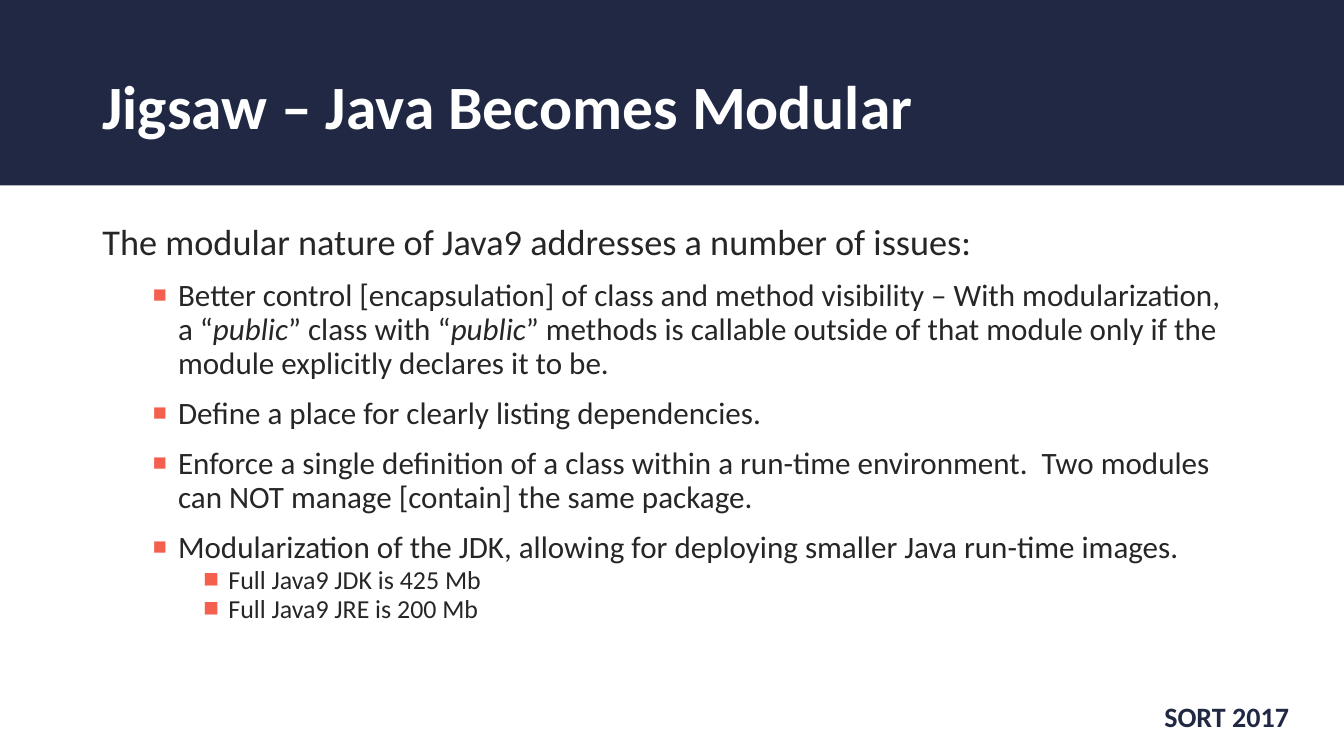
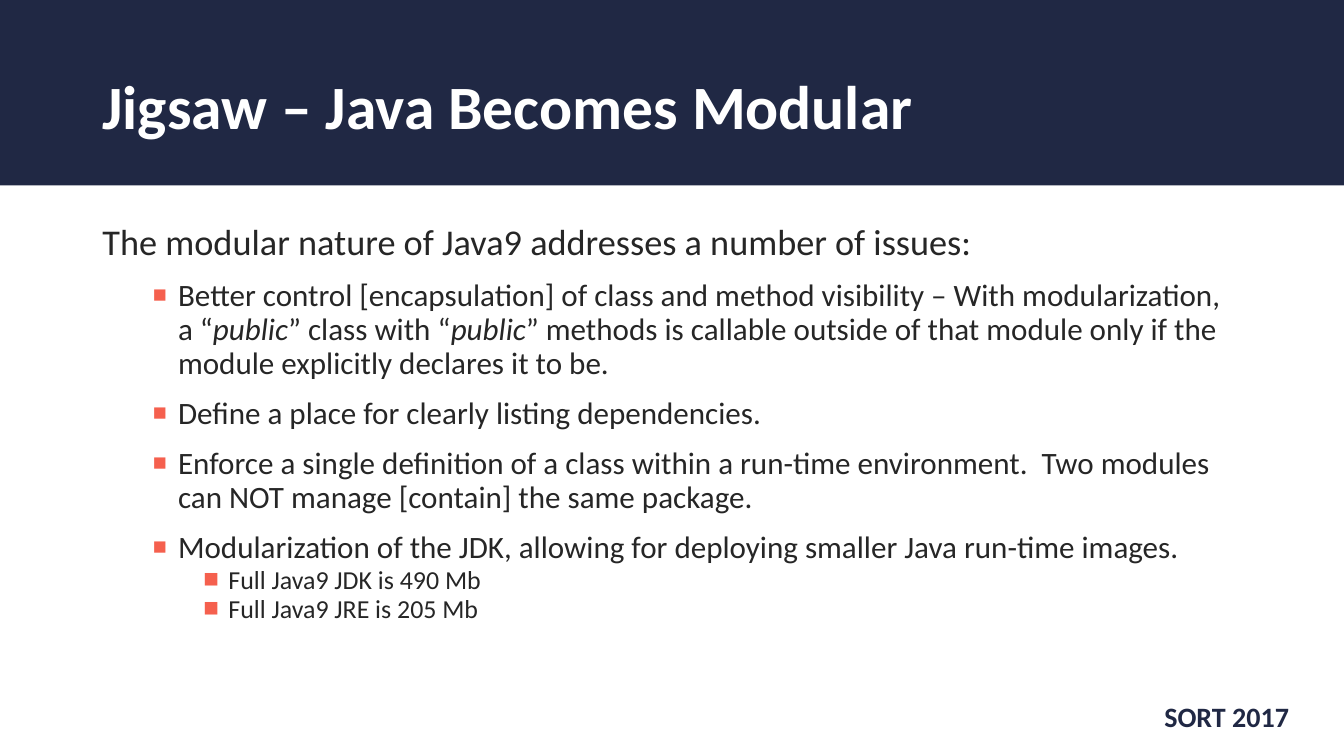
Before and after one commit to wjohnson000/java9-sort, a slide deck: slide 6 of sort-2017-java9.pptx. Drawn at 1344x756 pixels with LibreOffice and Linux fonts; fonts in the diff are those of the drawing; background and template pictures are left out. Boxes give left, top, right and bottom in pixels: in the first picture for what was removed or moved away, otherwise in the second. Text is boxed around its words. In the diff, an @@ line names an element or a change of style, - is before the commit and + after.

```diff
--- a/sort-2017-java9.pptx
+++ b/sort-2017-java9.pptx
@@ text at <box>228,571,481,618</box>: text changed @@
-    ■ Full Java9 JDK is 425 Mb
-    ■ Full Java9 JRE is 200 Mb
+    ■ Full Java9 JDK is 490 Mb
+    ■ Full Java9 JRE is 205 Mb
```
Also in this commit, not shown: 11 other slides changed, 2 slides added, 9 other files.
